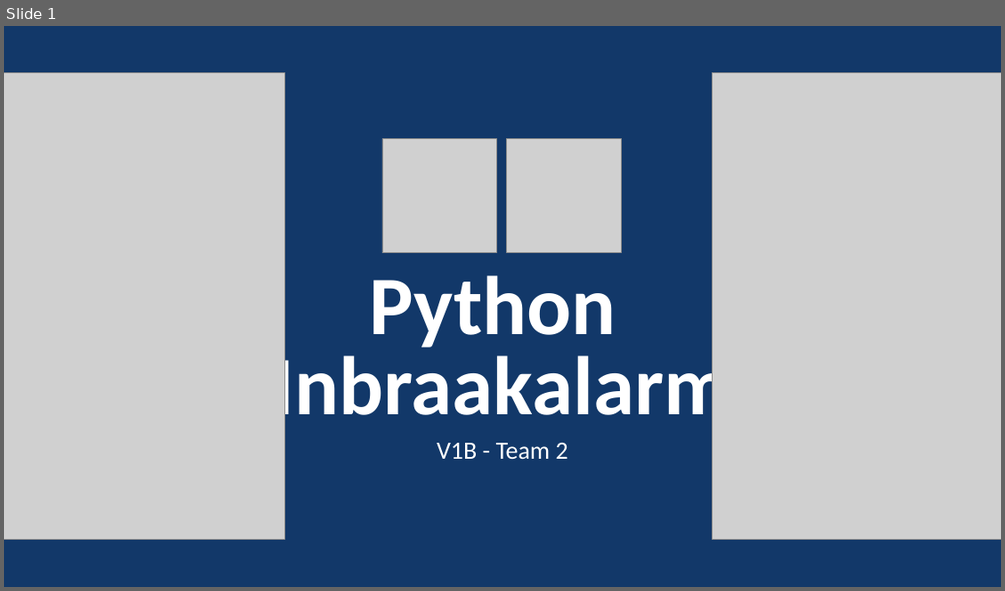
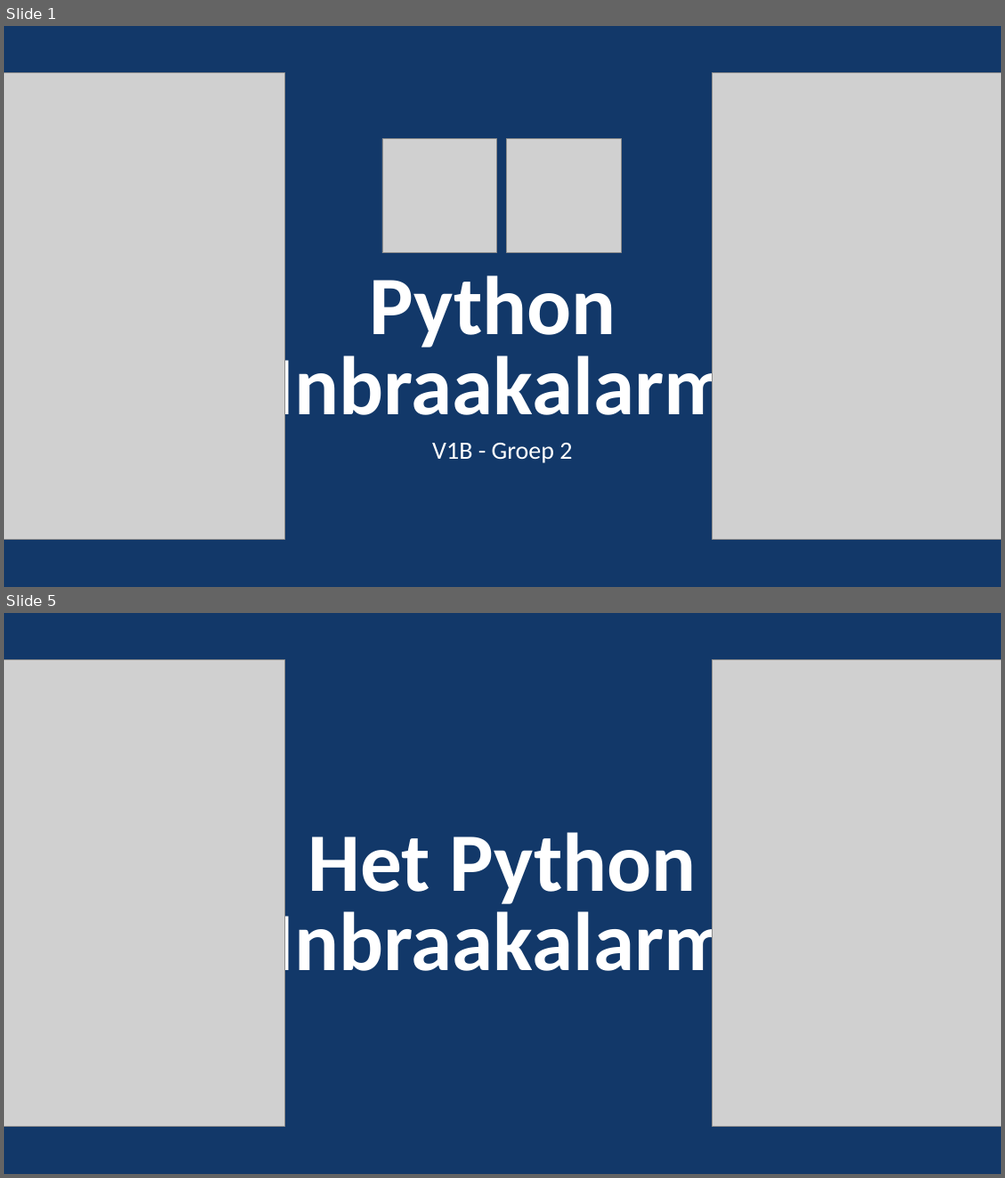
Before and after one commit to vincevannoort/miniproject-computersystems, a slide deck: presentatie/minproject-presentatie.pptx. Shown one above the other, each under a label of ours: slide 1 before the commit, slides 1 and 5 after it; the slides between them are not shown. The pictures are 1005x591 and 1005x1178 pixels, drawn with LibreOffice and Linux fonts; fonts in the diff are those of the drawing; grey boxes stand for pictures. Boxes give left, top, right and bottom in pixels: in the first picture for what was removed or moved away, otherwise in the second. Text is boxed around its words. In the diff, an @@ line names an element or a change of style, - is before the commit and + after.

```diff
--- a/presentatie/minproject-presentatie.pptx
+++ b/presentatie/minproject-presentatie.pptx
@@ slide 5 added at (4,613,1001,1174), background #123869 @@
@@ picture added at (4,660,284,1126) @@
@@ picture added at (712,660,1001,1126) @@
@@ title added at (273,832,732,990), 80 pt, text #FFFFFF, bold @@
+Het Python Inbraakalarm
@@ slide 1 changed as well @@
@@ subtitle at (432,443,572,463): text changed @@
-V1B - Team 2
+V1B - Groep 2
```
Also in this commit, not shown: 3 other slides changed, 6 other slides added, 8 slides removed.
